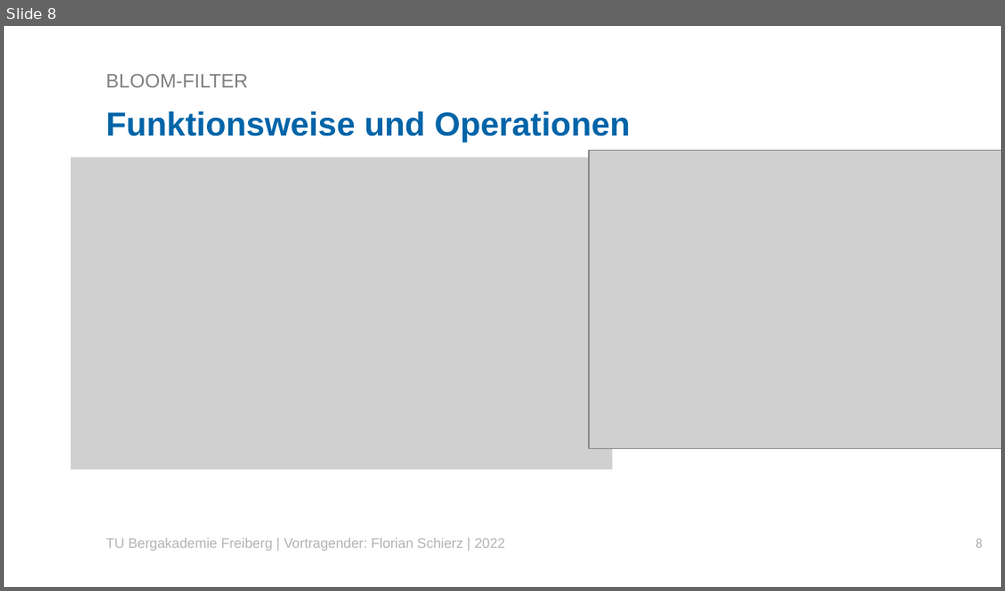
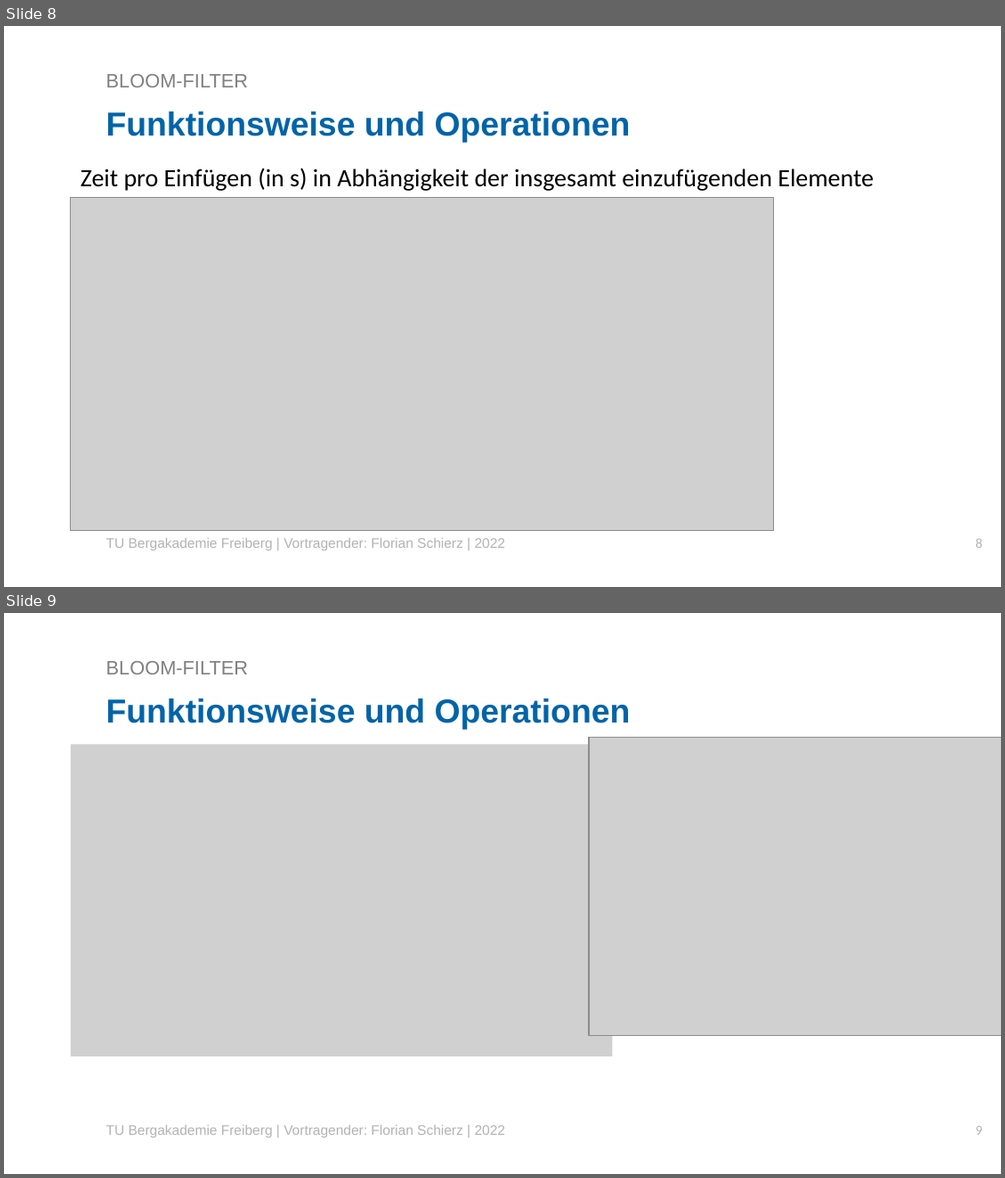
Before and after one commit to Florian2501/Seminar, a slide deck: Vorträge/VortragFlorianSchierzBloomfilter.pptx. Shown one above the other, each under a label of ours: slide 8 before the commit, slides 8 and 9 after it. The pictures are 1005x591 and 1005x1178 pixels, drawn with LibreOffice and Linux fonts; fonts in the diff are those of the drawing; grey boxes stand for pictures; background and template pictures are left out. Boxes give left, top, right and bottom in pixels: in the first picture for what was removed or moved away, otherwise in the second. Text is boxed around its words. In the diff, an @@ line names an element or a change of style, - is before the commit and + after.

```diff
--- a/Vorträge/VortragFlorianSchierzBloomfilter.pptx
+++ b/Vorträge/VortragFlorianSchierzBloomfilter.pptx
@@ slide 8 added at <box>4,26,1001,587</box>, background #FFFFFF @@
@@ title added at <box>106,74,248,87</box>, 14 pt, text #808080 @@
+BLOOM-FILTER
@@ text added at <box>106,111,631,142</box>, 24 pt, text #0064A8, bold @@
+Funktionsweise und Operationen
@@ text added at <box>81,168,874,191</box>, 18 pt, text #000000 @@
+Zeit pro Einfügen (in s) in Abhängigkeit der insgesamt einzufügenden Elemente
@@ picture added at <box>71,198,774,531</box> @@
@@ text added at <box>106,538,506,550</box>, 10 pt, text #B3B3B3 @@
+TU Bergakademie Freiberg | Vortragender: Florian Schierz | 2022
@@ page number added at <box>975,538,982,548</box>, 10 pt, text #B3B3B3 @@
+8
@@ what was slide 8 is now slide 9 @@
@@ page number at <box>975,1126,982,1135</box>: text changed @@
-8
+9
```
Also in this commit, not shown: 4 other slides added, 2 other files.
